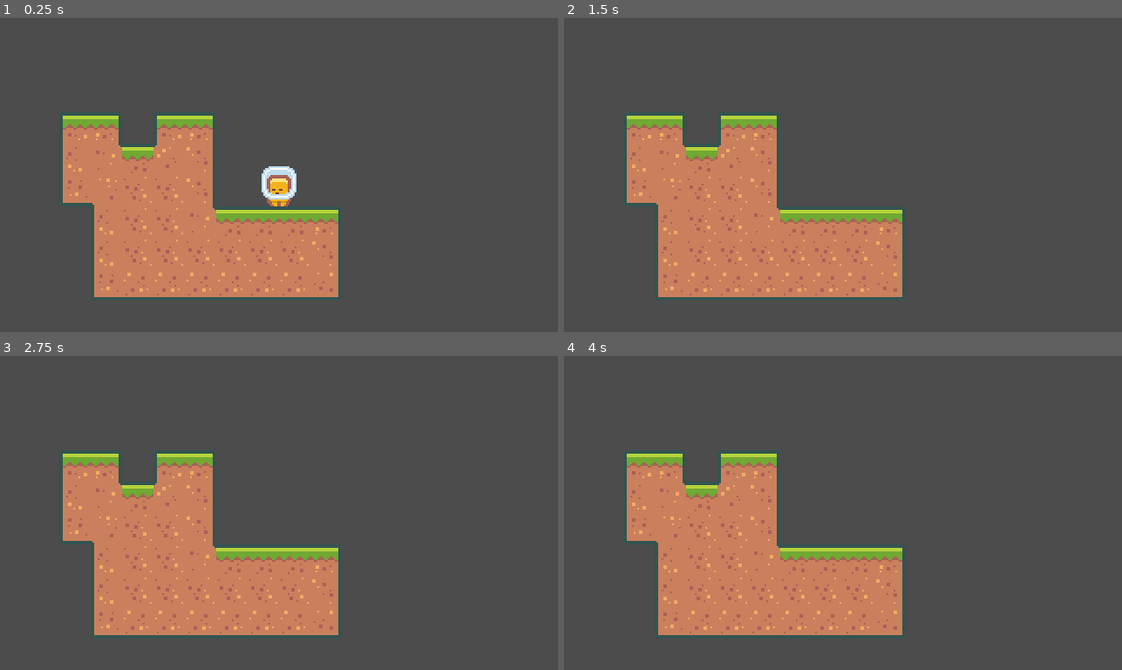
Above: before the commit, frames 1-4 (two rows, left to right).
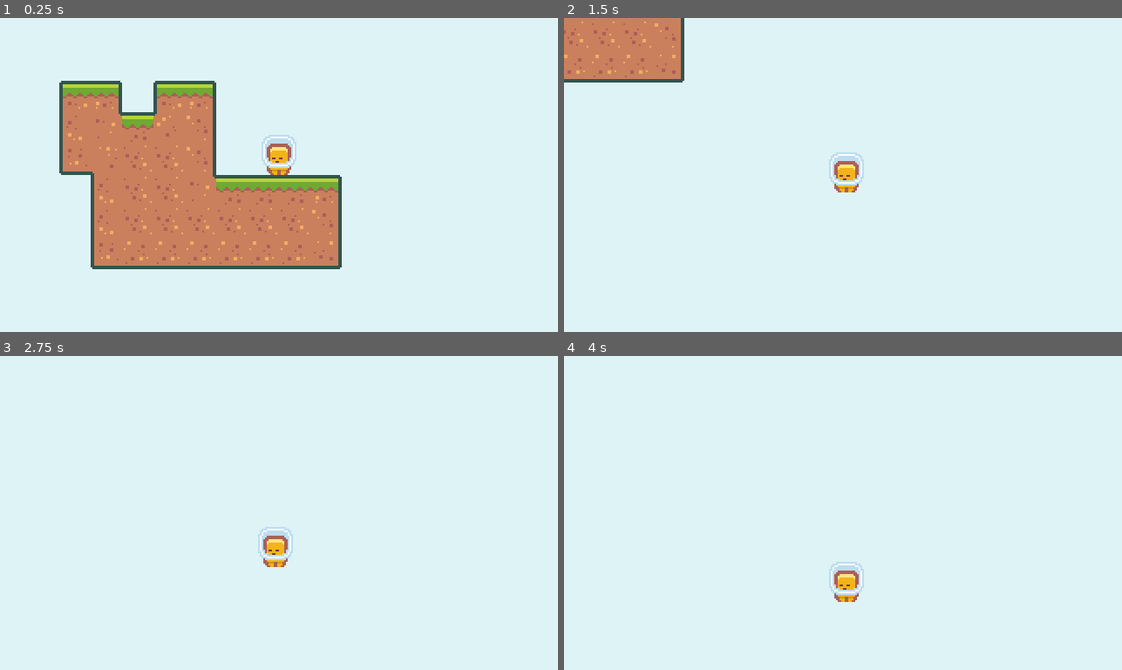
Above: after the commit, the same moments.

Repository: Yrainyw/2D-Platformer
Game: Godot game, scene res://Scenes/main.tscn
Same seed, same stepped clock (60 frames per second), same inputs: the game is played once before the commit and once after it.
Inputs:
- Up to frame 1 (0.25 s): no input
- Up to frame 2 (1.5 s): tap Enter at 0.5 s; hold J (jump) 0.53-1.28 s; hold D (move_right) from 0.53 s (still down); tap J (jump) at 1.35 s
- Up to frame 3 (2.75 s): tap J (jump) at 1.52, 1.82 s; release D (move_right) at 2.03 s; hold A (move_left) from 2.03 s (still down); hold J (jump) from 2.03 s (still down)
- Up to frame 4 (4 s): release A (move_left) at 2.78 s; release J (jump) at 2.78 s; hold D (move_right) from 2.78 s (still down); tap J (jump) at 2.85, 3.02, 3.32 s; hold J (jump) from 3.53 s (still down)

The runs differ from the first frame. In frame 1, 88% of the frame differs, in the area x 0-100%, y 0-100%; in frame 2, 100%; in frame 3, 100%; in frame 4, 100%.

Commit message:
Camera Follow

Diff:
--- /dev/null
+++ b/Scenes/GameCamera.tscn
@@ -0,0 +1,8 @@
+[gd_scene load_steps=2 format=2]
+
+[ext_resource path="res://Scripts/GameCamera.gd" type="Script" id=1]
+
+[node name="GameCamera" type="Camera2D"]
+current = true
+script = ExtResource( 1 )
+backgroundColor = Color( 0.87451, 0.956863, 0.964706, 1 )
--- a/Scenes/Player.tscn
+++ b/Scenes/Player.tscn
@@ -6,7 +6,9 @@
 [sub_resource type="RectangleShape2D" id=1]
 extents = Vector2( 5.00045, 8.03342 )
 
-[node name="Player" type="KinematicBody2D"]
+[node name="Player" type="KinematicBody2D" groups=[
+"player",
+]]
 script = ExtResource( 2 )
 
 [node name="Sprite" type="Sprite" parent="."]
--- a/Scenes/main.tscn
+++ b/Scenes/main.tscn
@@ -1,12 +1,12 @@
-[gd_scene load_steps=3 format=2]
+[gd_scene load_steps=4 format=2]
 
 [ext_resource path="res://Resources/tileset.tres" type="TileSet" id=1]
 [ext_resource path="res://Scenes/Player.tscn" type="PackedScene" id=2]
+[ext_resource path="res://Scenes/GameCamera.tscn" type="PackedScene" id=3]
 
 [node name="Node" type="Node"]
 
-[node name="Camera2D" type="Camera2D" parent="."]
-current = true
+[node name="GameCamera" parent="." instance=ExtResource( 3 )]
 
 [node name="TileMap" type="TileMap" parent="."]
 tile_set = ExtResource( 1 )
--- /dev/null
+++ b/Scripts/GameCamera.gd
@@ -0,0 +1,20 @@
+extends Camera2D
+
+var targetPosition = Vector2.ZERO
+
+export(Color, RGB) var backgroundColor
+
+
+func _ready():
+	VisualServer.set_default_clear_color(backgroundColor)
+
+func _process(delta):
+	acquire_target_position()
+	global_position = lerp(targetPosition, global_position, pow(2, -15) * delta)
+
+
+func acquire_target_position():
+	var players = get_tree().get_nodes_in_group("player")
+	if (players.size() > 0):
+		var player = players[0]
+		targetPosition = player.global_position
--- a/Scripts/Player.gd
+++ b/Scripts/Player.gd
@@ -1,11 +1,13 @@
 extends KinematicBody2D
 
-var gravity = 1000
+var gravity = 1000 # 重力大小，越大下落越快
 var velocity = Vector2.ZERO
-var maxHorizontalSpeed = 140
-var horizontalAcceleration = 2000
-var jumpSpeed = 360
-var jumpTerminationMultiplier = 4
+
+var maxHorizontalSpeed = 140 # 水平移动最大速度(跑多快)
+var horizontalAcceleration = 2000 # 水平加速度(多快能跑到最大速度,越大起步越快)
+
+var jumpSpeed = 360 # 跳跃初速度(跳多高)
+var jumpTerminationMultiplier = 4  # 松开跳跃键后,重力加倍的倍数(控制"跳跃高度可变":点一下跳得低,按住跳得高)
 
 
 func _ready():
